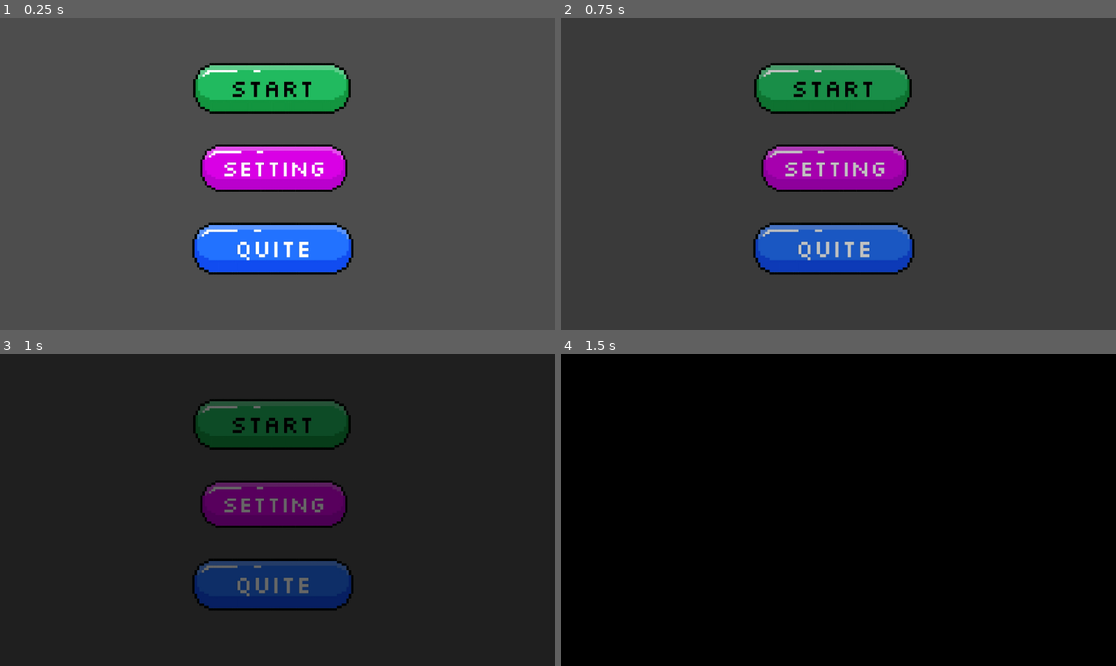
Above: before the commit, frames 1-4 (two rows, left to right).
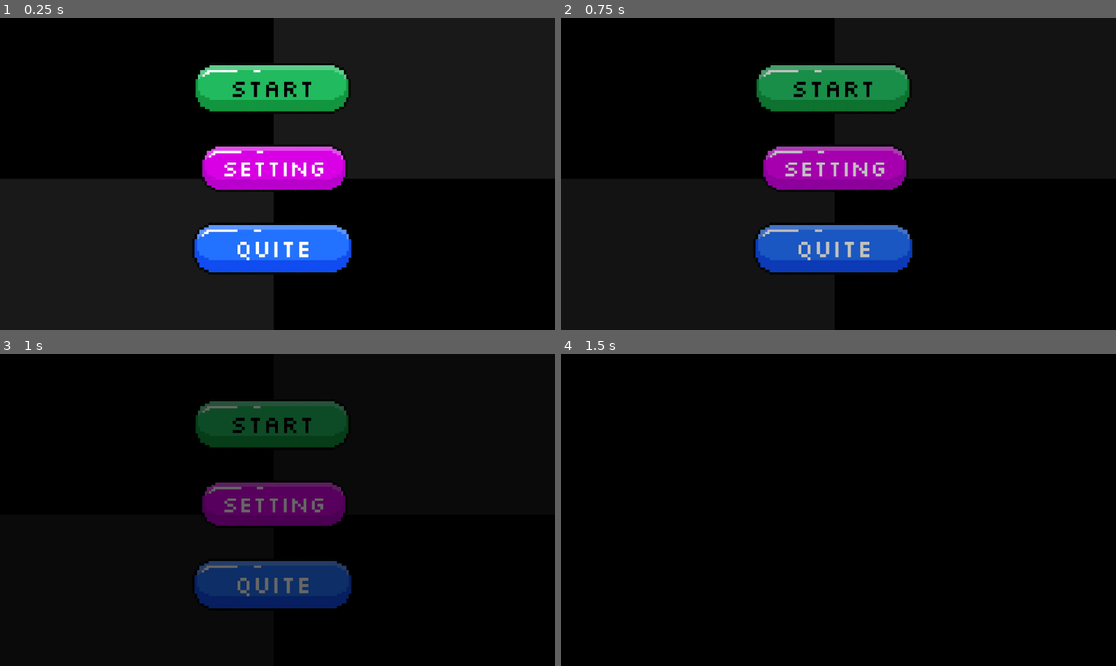
Above: after the commit, the same moments.

Repository: Funnysloth12/Arcanum
Game: Godot game, scene res://Scenes/main_menu.tscn
The game is run twice, just before and just after one commit, with the same random seed, the same clock (stepped at 60 frames per second) and the same inputs.
Inputs (mouse positions are in pixels of both pictures, inside the frame that each line leads up to):
- Up to frame 1 (0.25 s): no input
- Up to frame 2 (0.75 s): click (832, 89) at 0.5 s
- Up to frame 3 (1 s): no input
- Up to frame 4 (1.5 s): click (832, 425) at 1.25 s

The runs differ from the first frame. In frame 1, 87% of the frame differs, in the area x 0-100%, y 0-100%; in frame 2, 87%; in frame 3, 44%; in frame 4, nothing differs.

Commit message:
background
added a background to the main menu

Diff:
--- a/Scenes/game.tscn
+++ b/Scenes/game.tscn
@@ -365,7 +365,7 @@
 position = Vector2(175, 15)
 
 [node name="fade_transiton" parent="." instance=ExtResource("11_rku1e")]
-offset_left = -793.0
-offset_top = 510.0
-offset_right = 461.0
-offset_bottom = 1202.0
+offset_left = 3287.0
+offset_top = -1661.0
+offset_right = 4541.0
+offset_bottom = -969.0
--- a/Scenes/main_menu.tscn
+++ b/Scenes/main_menu.tscn
@@ -1,9 +1,10 @@
-[gd_scene load_steps=6 format=3 uid="uid://ckgserc67rfp4"]
+[gd_scene load_steps=7 format=3 uid="uid://ckgserc67rfp4"]
 
 [ext_resource type="Script" uid="uid://c32il2r6ox5vo" path="res://Scripts/main_menu.gd" id="1_28flt"]
 [ext_resource type="Texture2D" uid="uid://dmmbtcx5s0738" path="res://Assets/Menu/Start-removebg-preview.png" id="2_ce3w2"]
 [ext_resource type="Texture2D" uid="uid://dqsbf55lmapdl" path="res://Assets/Menu/Settings-removebg-preview.png" id="3_n45e2"]
 [ext_resource type="Texture2D" uid="uid://dgv00mkn6mmjv" path="res://Assets/Menu/Quit-removebg-preview.png" id="4_opfnp"]
+[ext_resource type="Texture2D" uid="uid://dx8wa8qmdndqx" path="res://Assets/Menu/background_img.png" id="6_cp0ys"]
 [ext_resource type="PackedScene" uid="uid://dj82loqswaij8" path="res://Scenes/fade_transiton.tscn" id="6_opfnp"]
 
 [node name="main menu" type="Node2D"]
@@ -71,6 +72,17 @@
 
 [node name="fade_timer" type="Timer" parent="fade_transition"]
 
+[node name="background" type="TextureRect" parent="."]
+z_index = -1655
+offset_left = -1033.3334
+offset_top = -508.00006
+offset_right = -633.3334
+offset_bottom = -108.00006
+scale = Vector2(4.853333, 2.4966667)
+mouse_filter = 2
+texture = ExtResource("6_cp0ys")
+stretch_mode = 1
+
 [connection signal="pressed" from="button manager/start" to="." method="_on_start_pressed"]
 [connection signal="pressed" from="button manager/options" to="." method="_on_options_pressed"]
 [connection signal="pressed" from="button manager/quit" to="." method="_on_quit_pressed"]
Binary file added: Assets/Menu/background_img.png
Not shown, added: Assets/Menu/background_img.png.import
